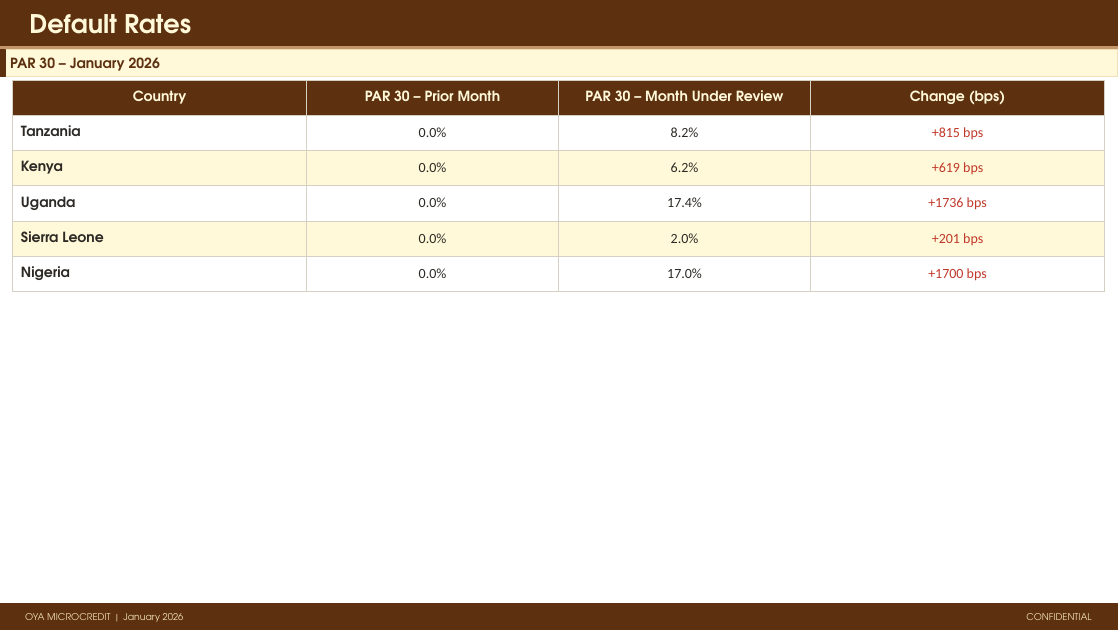
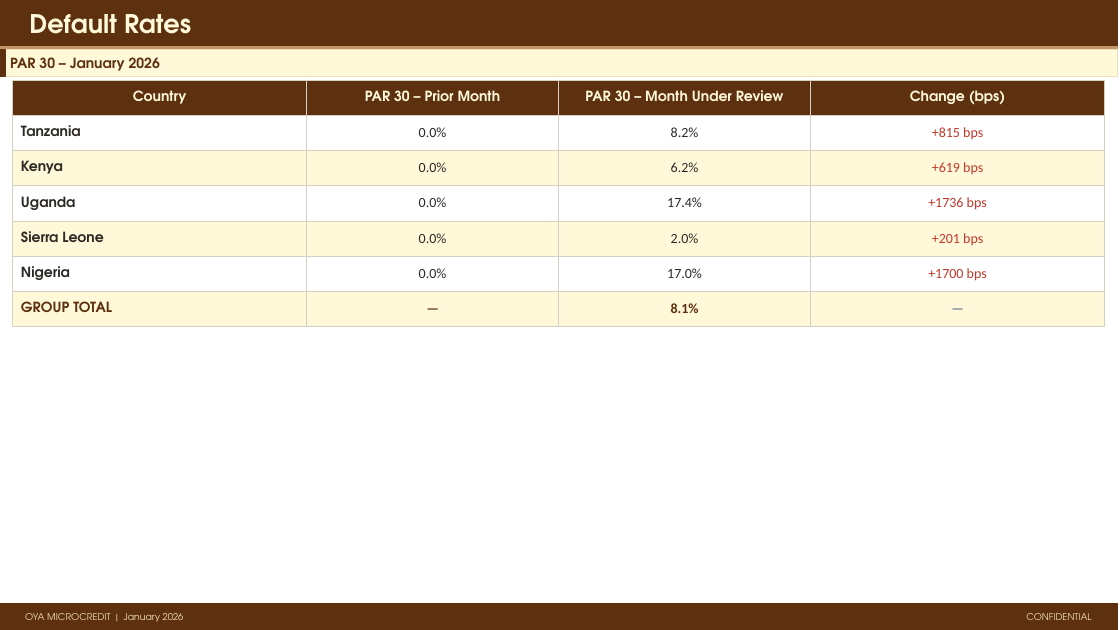
Before and after one commit to ikyei/oya-monthly, a slide deck: slide 8 of reports/2026-01.pptx. Drawn at 1120x630 pixels with LibreOffice and Linux fonts; fonts in the diff are those of the drawing. Boxes give left, top, right and bottom in pixels: in the first picture for what was removed or moved away, otherwise in the second. Text is boxed around its words. In the diff, an @@ line names an element or a change of style, - is before the commit and + after.

```diff
--- a/reports/2026-01.pptx
+++ b/reports/2026-01.pptx
@@ table at <box>13,80,1105,317</box> @@
+row 7: GROUP TOTAL | — | 8.1% | —
```
Also in this commit, not shown: 3 other slides changed, 4 other files.
